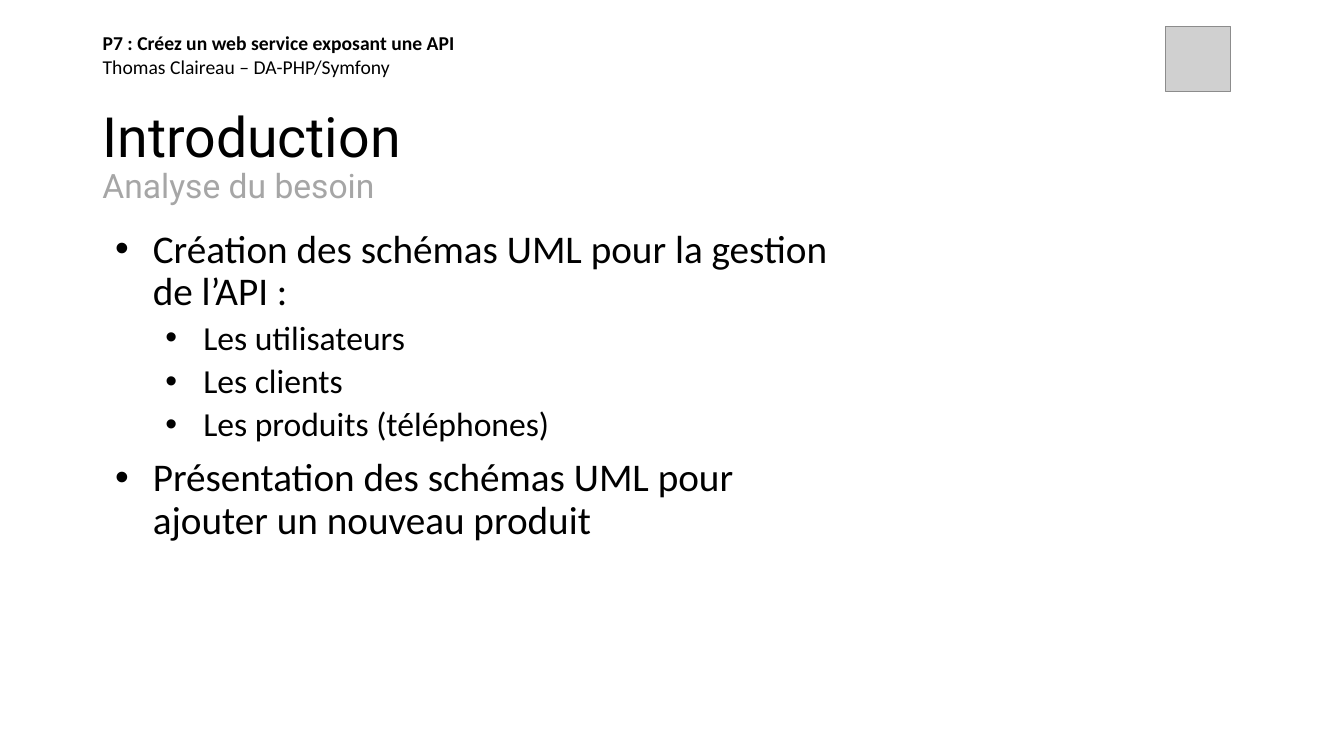
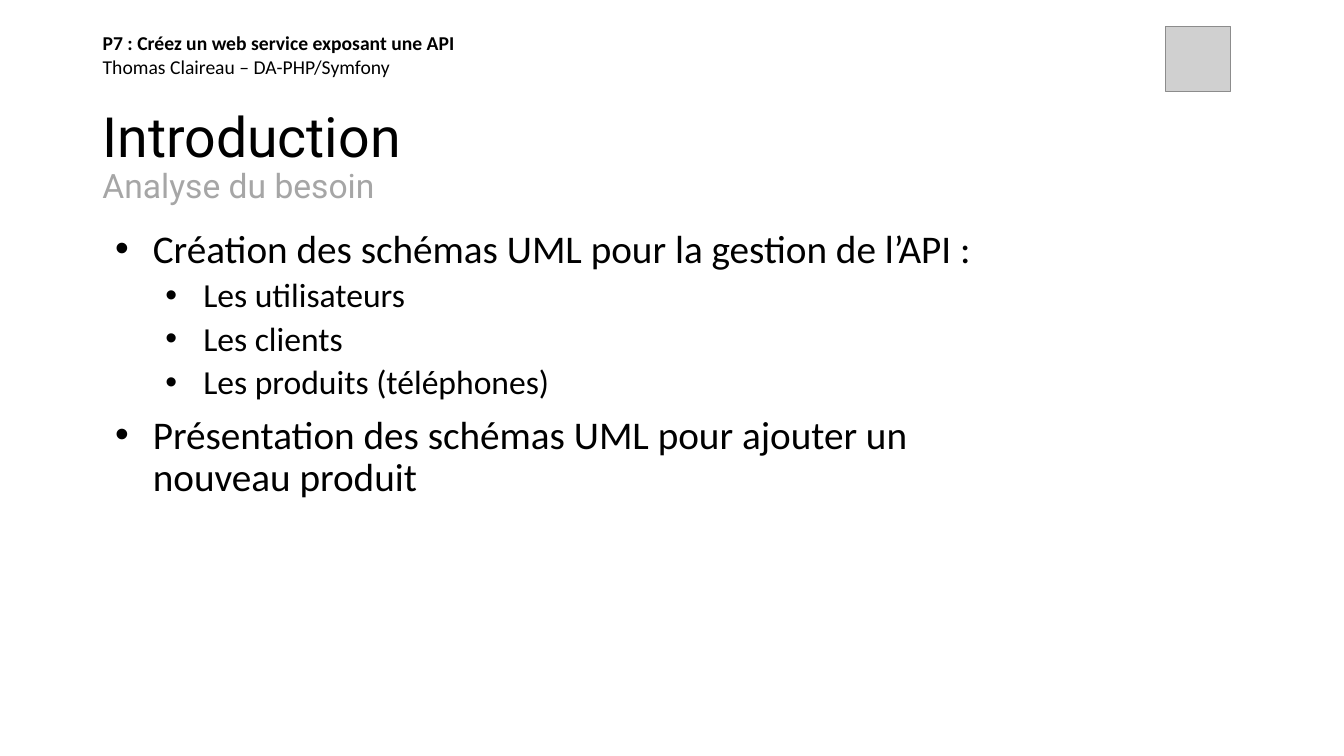
Before and after one commit to thomas-claireau/PHP-P7-Openclassrooms, a slide deck: slide 3 of P7_claireau_thomas/présentation-p7-php-openclassrooms.pptx. Drawn at 1344x756 pixels with LibreOffice and Linux fonts; fonts in the diff are those of the drawing; grey boxes stand for pictures. Boxes give left, top, right and bottom in pixels: in the first picture for what was removed or moved away, otherwise in the second. Text is boxed around its words. In the diff, an @@ line names an element or a change of style, - is before the commit and + after.

```diff
--- a/P7_claireau_thomas/présentation-p7-php-openclassrooms.pptx
+++ b/P7_claireau_thomas/présentation-p7-php-openclassrooms.pptx
@@ text "Création des schémas UML pour ..." rewrapped from (x1=153, y1=235, x2=828, y2=541) to (x1=153, y1=235, x2=951, y2=498) @@
```
Also in this commit, not shown: 3 other slides changed.
